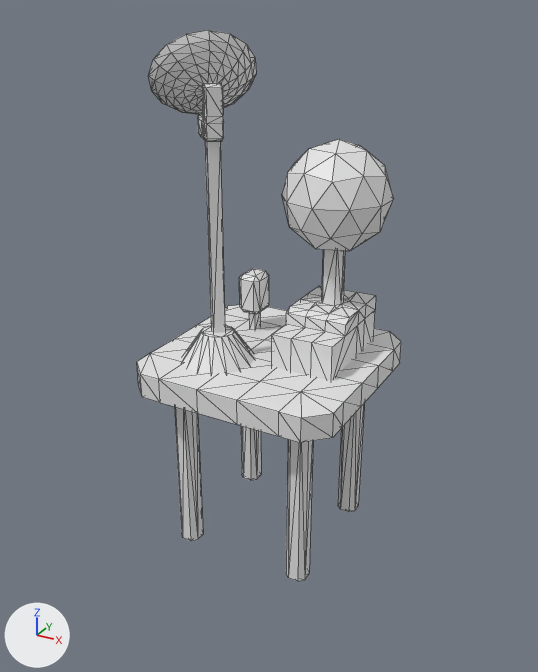
The glTF model sources/Meteo.gltf: old version first, new version second.
Camera for both pictures: a 50 mm lens placed at (6.14, -11.4, 7.44), pointed at (-0.14, 0.01, 1.74). Arrows for +X, +Y and +Z are at lower left; the lights stay in place. Mesh edges are drawn as thin lines. Vertices at the same position are counted once.

The first picture shows 'Meteo'.
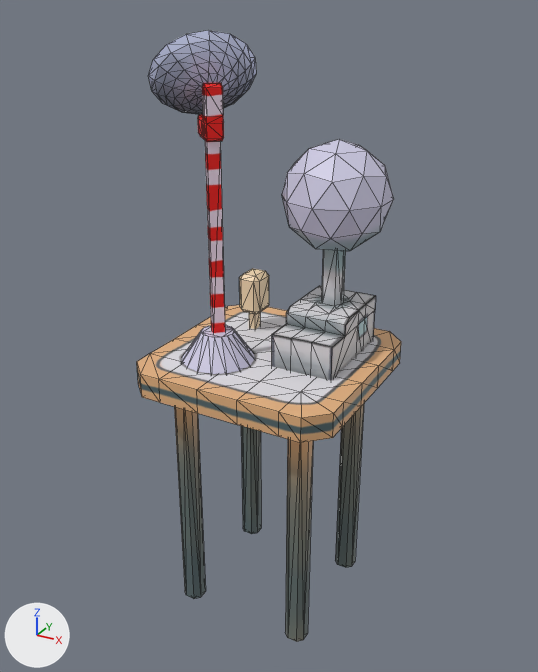
The newer file is also rescaled (x0.736), turned or shifted as a whole; pictures and numbers use the older file's frame.

Boxes (x1, y1, x2, y2) around the edits, measured in the pictures (538 x 672 px; the box of a moved part takes in the faces that stretch with it):
part 1 of me_icosphere_001, moved or reshaped: before (338, 404, 364, 512); after (335, 404, 364, 568)
part 2 of me_icosphere_001, moved or reshaped: before (241, 426, 261, 480); after (241, 426, 261, 534)
part 3 of me_icosphere_001, moved or reshaped: before (286, 439, 313, 581); after (285, 439, 313, 642)
part 4 of me_icosphere_001, moved or reshaped: before (174, 407, 203, 541); after (174, 407, 206, 599)
part 5 of me_icosphere_001, recoloured: (137, 30, 401, 443) in both

The change, as a list of edits to the scene's bpy script:
```text
Add img_meteo2_dif:
    img_meteo2_dif = load_image('Meteo2-dif', 'Meteo2-dif.png', 1024, 1024, 'sRGB')
Add mat_meteo:
    mat_meteo = principled_material('Meteo')
    mat_meteo.texture = img_meteo2_dif
Change me_icosphere_001:
    used by ob_meteo; location = (0.0, 0.0, 0.0)
    verts and faces of me_icosphere_001; kept vertices keep their numbers, new ones are numbered from 726
    before: 368 (1.27, 1.39, -2.47), 369 (1.37, 1.29, -2.47) at pixel (358, 505), 370 (1.27, 1.29, -2.48), 371 (1.08, 1.39, -2.47), 372 (1.08, 1.29, -2.48)
    before: 373 (0.97, 1.29, -2.47), 380 (1.27, 1.0, -2.47) at pixel (348, 511), 381 (1.27, 1.1, -2.48), 382 (1.37, 1.1, -2.47) at pixel (354, 510), 383 (1.08, 1.0, -2.47) at pixel (340, 509)
    before: 384 (0.97, 1.1, -2.47) at pixel (337, 505), 385 (1.08, 1.1, -2.48)
    before: 374 (-1.16, 1.39, -2.47), 375 (-1.05, 1.29, -2.47) at pixel (261, 474), 376 (-1.16, 1.29, -2.48), 377 (-1.35, 1.39, -2.47), 378 (-1.35, 1.29, -2.48)
    before: 379 (-1.45, 1.29, -2.47), 386 (-1.16, 1.0, -2.47) at pixel (250, 480), 387 (-1.16, 1.1, -2.48), 388 (-1.05, 1.1, -2.47) at pixel (256, 479), 389 (-1.35, 1.0, -2.47) at pixel (243, 477)
    before: 390 (-1.45, 1.1, -2.47) at pixel (241, 474), 391 (-1.35, 1.1, -2.48)
    before: 392 (1.27, -1.03, -2.47), 393 (1.37, -1.14, -2.47) at pixel (309, 573), 394 (1.27, -1.14, -2.48), 395 (1.08, -1.03, -2.47), 396 (1.08, -1.14, -2.48)
    before: 397 (0.97, -1.14, -2.47), 404 (1.27, -1.43, -2.47) at pixel (297, 581), 405 (1.27, -1.33, -2.48), 406 (1.37, -1.33, -2.47) at pixel (304, 579), 407 (1.08, -1.43, -2.47) at pixel (288, 577)
    before: 408 (0.97, -1.33, -2.47) at pixel (286, 572), 409 (1.08, -1.33, -2.48)
    before: 398 (-1.16, -1.03, -2.47), 399 (-1.05, -1.14, -2.47) at pixel (203, 534), 400 (-1.16, -1.14, -2.48), 401 (-1.35, -1.03, -2.47), 402 (-1.35, -1.14, -2.48)
    before: 403 (-1.45, -1.14, -2.47), 410 (-1.16, -1.43, -2.47) at pixel (190, 540), 411 (-1.16, -1.33, -2.48), 412 (-1.05, -1.33, -2.47) at pixel (197, 539), 413 (-1.35, -1.43, -2.47) at pixel (182, 537)
    before: 414 (-1.45, -1.33, -2.47) at pixel (181, 533), 415 (-1.35, -1.33, -2.48)
    remove me_icosphere_001.from_pydata(...)  # 726 vertices, 1416 faces; spans x -2.04..1.96, y -2.02..1.98, z -2.48..7.13
    add me_icosphere_001.from_pydata(...)  # 726 vertices, 1416 faces; spans x -2.04..1.96, y -2.02..1.98, z -4.0..7.13
    me_icosphere_001 part 1
    add for i in [*range(368, 374), *range(380, 386)]: verts[i] += (0.0, 0.0, -1.52)
    me_icosphere_001 part 2
    add for i in [*range(374, 380), *range(386, 392)]: verts[i] += (0.0, 0.0, -1.52)
    me_icosphere_001 part 3
    add for i in [*range(392, 398), *range(404, 410)]: verts[i] += (0.0, 0.0, -1.52)
    me_icosphere_001 part 4
    add for i in [*range(398, 404), *range(410, 416)]: verts[i] += (0.0, 0.0, -1.52)
    me_icosphere_001 part 5: 1414 faces spanning x -2.04..1.96, y -2.02..1.98, z -4.0..7.13 switch from no material to mat_meteo (picture img_meteo2_dif)
```
